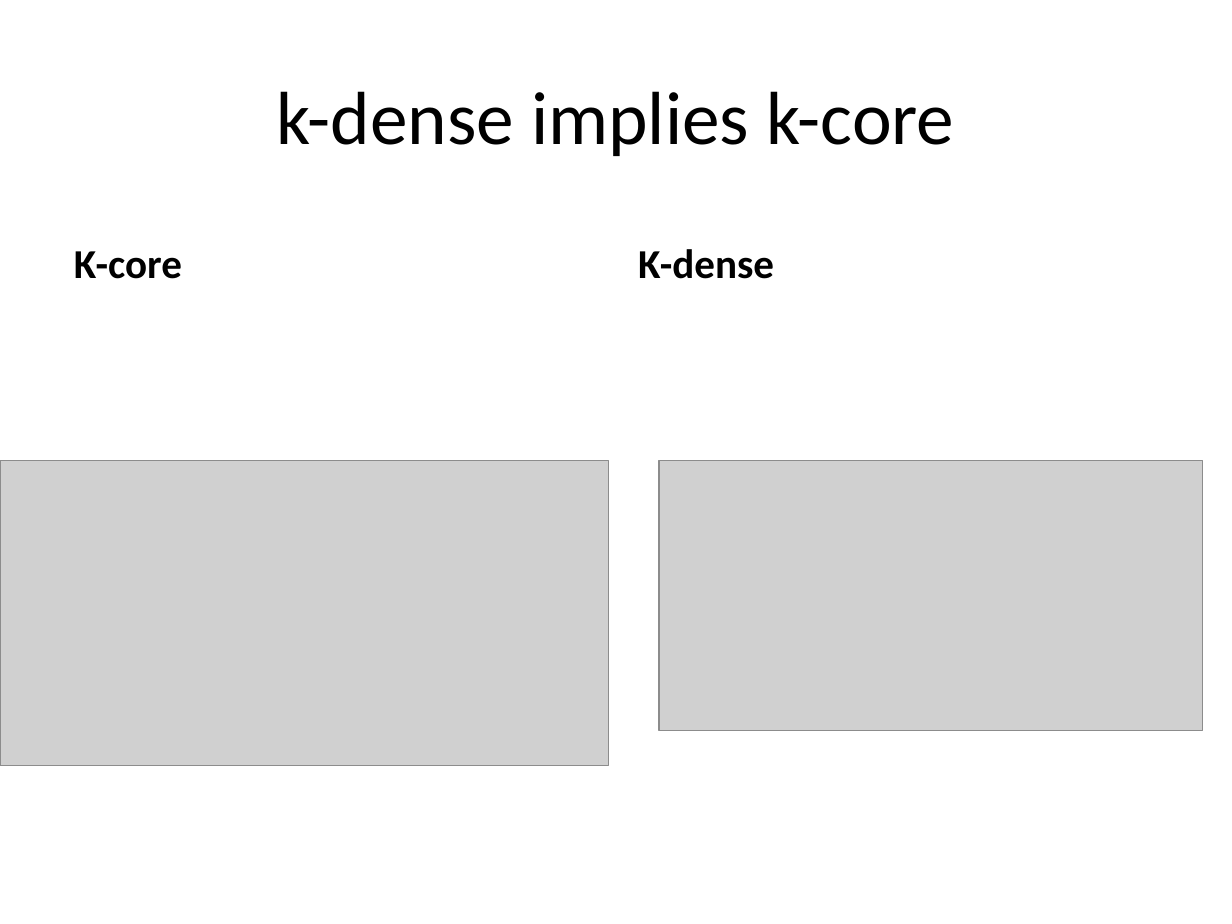
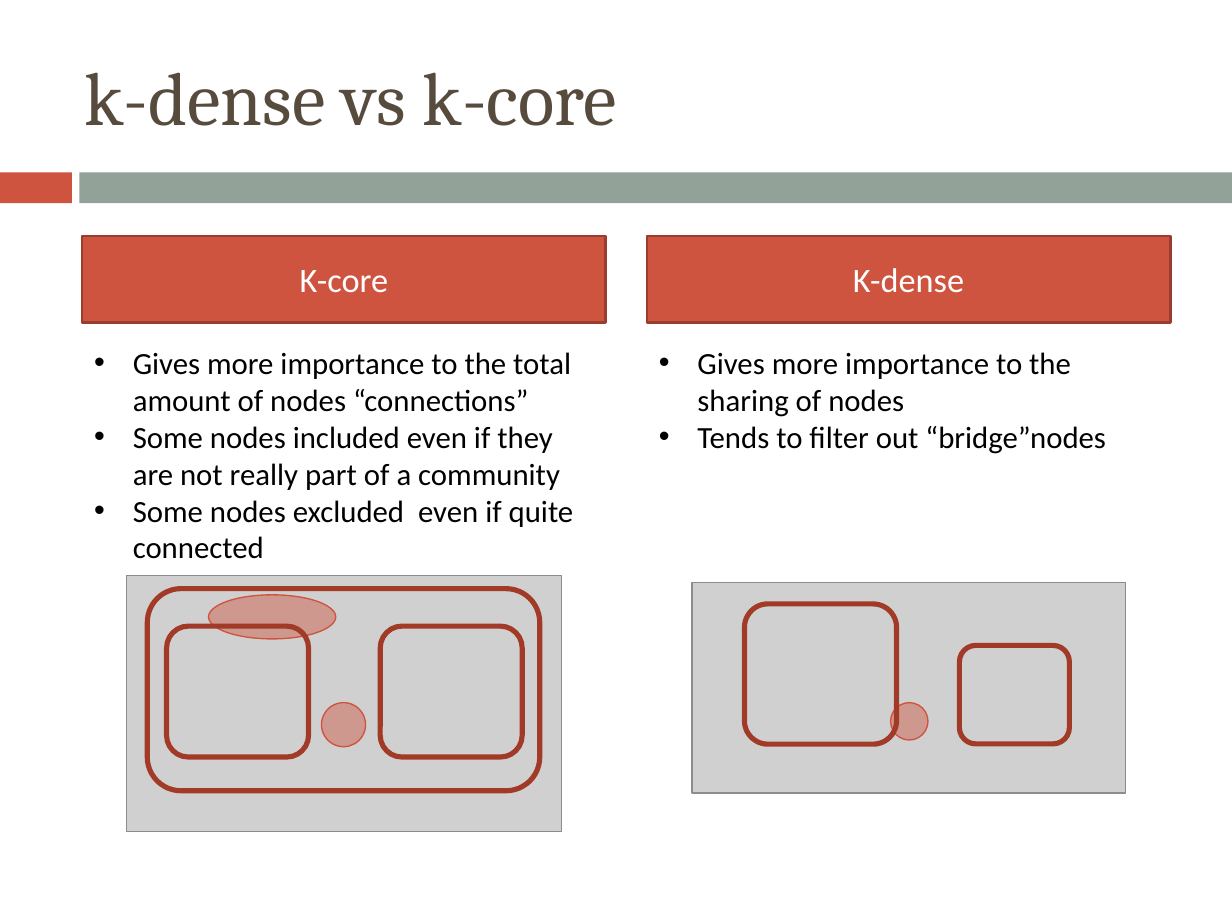
Before and after one commit to morellid/k-dense, a slide deck: slide 5 of presentation/kcore-kdense.pptx. Drawn at 1232x924 pixels with LibreOffice and Linux fonts; fonts in the diff are those of the drawing; grey boxes stand for pictures. Boxes give left, top, right and bottom in pixels: in the first picture for what was removed or moved away, otherwise in the second. Text is boxed around its words. In the diff, an @@ line names an element or a change of style, - is before the commit and + after.

```diff
--- a/presentation/kcore-kdense.pptx
+++ b/presentation/kcore-kdense.pptx
@@ title at [84,72,617,126]: text changed; font Calibri to Cambria; text colour #000000 to #564B3C @@
-k-dense implies k-core
+k-dense vs k-core
@@ rectangle added at [0,172,71,203], fill #CF543F @@
@@ rectangle added at [80,172,1232,203], fill #93A299 @@
@@ text "K-core": place and size @@
-text "K-core" at [74,251,182,279]
+text "K-core" at [83,237,606,323]
@@ text "K-core" at [83,237,606,323]: size 24 to 20 pt, text colour #000000 to #FFFFFF, bold off; alignment left to centre; more space between paragraphs; vertical alignment bottom to middle; fill none to #CF543F; outline none to #993E2F 1.5 pt @@
@@ text "K-dense": place and size @@
-text "K-dense" at [638,249,774,279]
+text "K-dense" at [647,237,1170,323]
@@ text "K-dense" at [647,237,1170,323]: size 24 to 20 pt, text colour #000000 to #FFFFFF, bold off; alignment left to centre; more space between paragraphs; vertical alignment bottom to middle; fill none to #848058; outline none to #993E2F 1.5 pt @@
@@ text added at [133,352,574,559], 18 pt, text #000000 @@
+• Gives more importance to the total amount of nodes “connections”
+• Some nodes included even if they are not really part of a community
+• Some nodes excluded even if quite connected
@@ text added at [697,352,1106,454], 18 pt, text #000000 @@
+• Gives more importance to the sharing of nodes
+• Tends to filter out “bridge”nodes
@@ picture: place and size @@
-picture at [0,461,609,766]
+picture at [127,575,562,832]
@@ rounded rectangle added at [148,589,541,791], outline #A23A28 3 pt @@
@@ ellipse added at [208,595,335,639], fill #CF543F at 45% opacity, outline #CF543F 0.79 pt @@
@@ picture: place and size @@
-picture at [659,461,1202,731]
+picture at [692,583,1126,793]
@@ rounded rectangle added at [166,626,308,756], outline #A23A28 3 pt @@
@@ rounded rectangle added at [381,626,522,756], outline #A23A28 3 pt @@
@@ rounded rectangle added at [744,604,896,744], outline #A23A28 3 pt @@
@@ rounded rectangle added at [960,646,1069,744], outline #A23A28 3 pt @@
@@ ellipse added at [322,702,366,747], fill #CF543F at 45% opacity, outline #CF543F 0.79 pt @@
@@ ellipse added at [891,702,928,739], fill #CF543F at 45% opacity, outline #CF543F 0.79 pt @@
```
Also in this commit, not shown: 12 other slides changed, 1 slide added, 1 slide removed.
